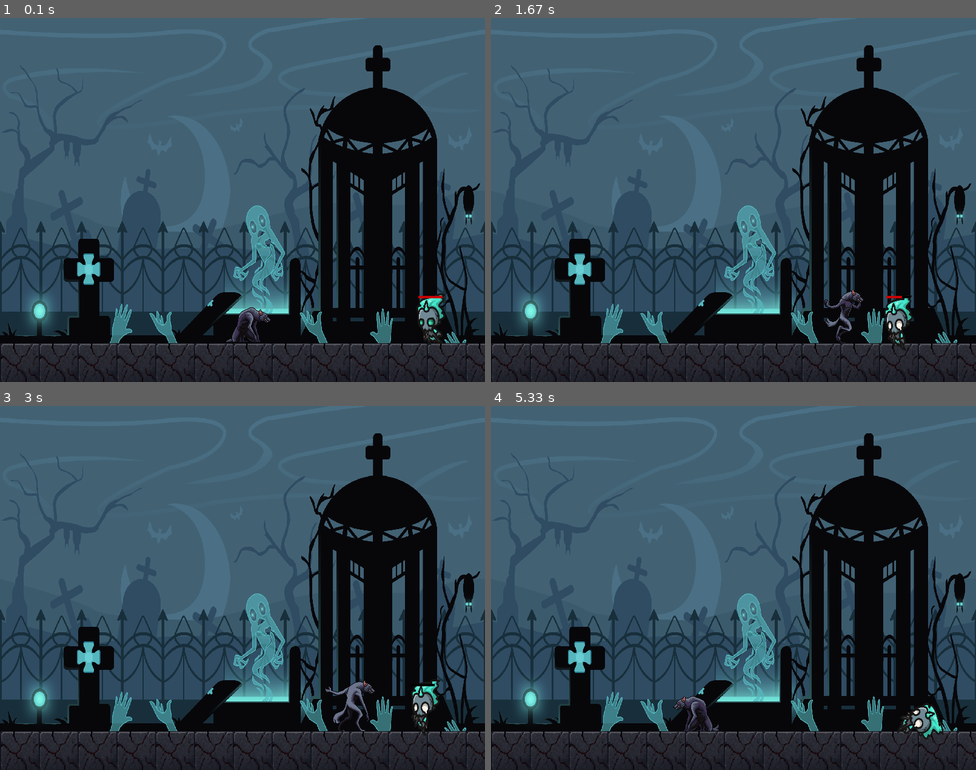
Above: before the commit, frames 1-4 (two rows, left to right).
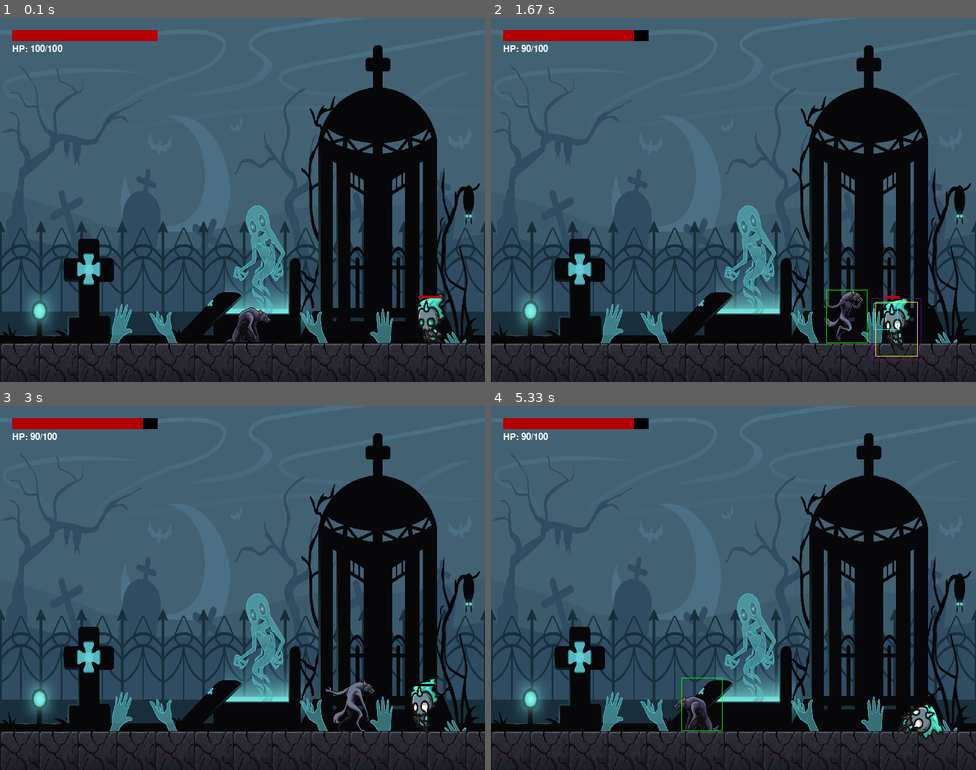
Above: after the commit, the same moments.

Repository: ReidMcLain/PyGame
Game: pygame game, started from 7.sprites/Werewolf/werewolf2.py
Two runs of this game, one before a commit and one after it. Both use one fixed random seed, a clock stepped at 60 frames per second and the inputs below.
Inputs (mouse positions are in pixels of both pictures, inside the frame that each line leads up to):
- Up to frame 1 (0.1 s): no input
- Up to frame 2 (1.67 s): hold F1 0.33-0.8 s; hold Right 0.33-0.8 s; hold Right 0.83-1.3 s; click (888, 189) at 1.38 s
- Up to frame 3 (3 s): click (242, 609) at 1.72 s; hold W 2-2.3 s; click (291, 668) at 2.38 s; hold F1 from 2.67 s (still down); hold D from 2.67 s (still down)
- Up to frame 4 (5.33 s): release F1 at 3.13 s; release D at 3.13 s; hold Right 3.17-3.63 s; hold A 3.67-4.2 s; hold Left 4.23-4.63 s; hold W 4.67-5.03 s; tap F1 at 5.07 s

The runs differ from the first frame. In frame 1, 1.0% of the frame differs, in the area x 2-33%, y 3-10%; in frame 2, 1.6%, in the area x 2-89%, y 3-94%; in frame 3, 1.2%; in frame 4, 1.1%.

Commit message:
wraith can attack now, takes damage to werwolf healtbar

Diff:
--- a/7.sprites/Werewolf/physics.py
+++ b/7.sprites/Werewolf/physics.py
@@ -1,24 +1,12 @@
-# physics.py
 import pygame
-
 
 GRAVITY = 1.2
 MAX_FALL_SPEED = 25
 
 
 def move_with_collisions(obj, solids):
-    """
-    Simple AABB platformer physics.
-
-    Expects obj to have:
-      - vx, vy
-      - on_ground (bool)
-      - get_rect() -> pygame.Rect
-      - x, y (center position)
-    """
     rect = obj.get_rect()
 
-    # --- vertical movement ---
     obj.vy += GRAVITY
     if obj.vy > MAX_FALL_SPEED:
         obj.vy = MAX_FALL_SPEED
@@ -29,15 +17,12 @@
     for s in solids:
         if rect.colliderect(s):
             if obj.vy > 0:
-                # falling, hit floor
                 rect.bottom = s.top
                 obj.on_ground = True
             elif obj.vy < 0:
-                # moving up, hit ceiling
                 rect.top = s.bottom
             obj.vy = 0
 
-    # --- horizontal movement ---
     rect.x += int(round(obj.vx))
 
     for s in solids:
@@ -48,6 +33,5 @@
                 rect.left = s.right
             obj.vx = 0
 
-    # --- write back via rect center (so hitbox can be any size) ---
     obj.x = rect.centerx
     obj.y = rect.centery
--- a/7.sprites/Werewolf/werewolf2.py
+++ b/7.sprites/Werewolf/werewolf2.py
@@ -56,6 +56,9 @@
         self.attack1_frames = self.load_sheet("assets/WerewolfAnimations/Attack_1.png", 6)
         self.attack2_frames = self.load_sheet("assets/WerewolfAnimations/Attack_2.png", 4)
         self.attack3_frames = self.load_sheet("assets/WerewolfAnimations/Attack_3.png", 5)
+
+        self.hurt_frames = self.load_sheet("assets/WerewolfAnimations/Hurt.png", 2)
+        self.dead_frames = self.load_sheet("assets/WerewolfAnimations/Dead.png", 2)
 
         self.state = "idle"
         self.previous_state = self.state
@@ -64,6 +67,8 @@
         self.anim_speed_idle = 120
         self.anim_speed_walk = 80
         self.anim_speed_attack = 70
+        self.anim_speed_hurt = 80
+        self.anim_speed_dead = 120
 
         self.vx = 0
         self.vy = 0
@@ -81,13 +86,21 @@
         self.attack_chain = 0
         self.attack_queued = False
 
+        self.max_health = 100
+        self.health = 100
+        self.invuln_until = 0
+        self.iframes_ms = 600
+
+        self.hurt_lock_frames = 2
+        self.hurt_lock_remaining = 0
+
+        self.dead = False
+
     def load_sheet(self, filename, count):
         sheet = pygame.image.load(filename).convert_alpha()
         frames = []
         for i in range(count):
-            frame = sheet.subsurface(
-                pygame.Rect(i * self.frame_width, 0, self.frame_width, self.frame_height)
-            )
+            frame = sheet.subsurface(pygame.Rect(i * self.frame_width, 0, self.frame_width, self.frame_height))
             frames.append(frame)
         return frames
 
@@ -132,7 +145,40 @@
         y = base.centery - h // 2
         return pygame.Rect(x, y, w, h)
 
+    def take_damage(self, amount, now):
+        if self.dead:
+            return False
+        if now < self.invuln_until:
+            return False
+
+        self.health -= amount
+        if self.health < 0:
+            self.health = 0
+
+        self.invuln_until = now + self.iframes_ms
+        self.hurt_lock_remaining = self.hurt_lock_frames
+
+        if self.health == 0:
+            self.dead = True
+            self.state = "dead"
+            self.previous_state = "dead"
+            self.attack_mode = None
+            self.attack_chain = 0
+            self.attack_queued = False
+            self.frame_index = 0
+            self.anim_timer = 0
+
+        return True
+
     def handle_input(self, keys, mouse_buttons):
+        if self.dead:
+            self.vx = 0
+            return
+
+        if self.hurt_lock_remaining > 0:
+            self.vx = 0
+            return
+
         self.vx = 0
 
         if self.attack_mode is None:
@@ -143,11 +189,7 @@
                 self.vx = self.speed
                 self.facing_left = False
 
-        if (
-            (keys[pygame.K_SPACE] or keys[pygame.K_w] or keys[pygame.K_UP])
-            and self.on_ground
-            and self.attack_mode is None
-        ):
+        if (keys[pygame.K_SPACE] or keys[pygame.K_w] or keys[pygame.K_UP]) and self.on_ground and self.attack_mode is None:
             self.vy = self.jump_impulse
             self.on_wraith = False
 
@@ -165,6 +207,16 @@
                     self.attack_queued = True
 
     def update(self, dt, solids):
+        if self.dead:
+            self.vx = 0
+            self.vy = 0
+            self.anim_timer += dt
+            if self.anim_timer >= self.anim_speed_dead:
+                self.anim_timer = 0
+                if self.frame_index < len(self.dead_frames) - 1:
+                    self.frame_index += 1
+            return
+
         if not self.on_wraith:
             move_with_collisions(self, solids)
         else:
@@ -172,42 +224,53 @@
             self.vy = 0
             self.on_ground = True
 
-        if self.attack_mode is None:
-            if self.on_ground and abs(self.vx) > 0.1:
-                self.state = "walk"
-            elif self.on_ground:
-                self.state = "idle"
+        if self.hurt_lock_remaining > 0:
+            self.hurt_lock_remaining -= 1
+
+        if self.hurt_lock_remaining > 0:
+            self.state = "hurt"
+            frames = self.hurt_frames
+            speed = self.anim_speed_hurt
+        else:
+            if self.attack_mode is not None:
+                if self.attack_mode == "attack1":
+                    frames = self.attack1_frames
+                elif self.attack_mode == "attack2":
+                    frames = self.attack2_frames
+                else:
+                    frames = self.attack3_frames
+                speed = self.anim_speed_attack
             else:
-                if self.state not in ("walk", "idle"):
+                if self.on_ground and abs(self.vx) > 0.1:
+                    self.state = "walk"
+                elif self.on_ground:
                     self.state = "idle"
-
+                else:
+                    if self.state not in ("walk", "idle"):
+                        self.state = "idle"
+
+                if self.state == "walk":
+                    frames = self.walk_frames
+                    speed = self.anim_speed_walk
+                else:
+                    frames = self.idle_frames
+                    speed = self.anim_speed_idle
+
+        if self.attack_mode is None and self.state in ("idle", "walk"):
             if self.state != self.previous_state:
                 self.frame_index = 0
                 self.anim_timer = 0
                 self.previous_state = self.state
 
-        if self.attack_mode is not None:
-            if self.attack_mode == "attack1":
-                frames = self.attack1_frames
-            elif self.attack_mode == "attack2":
-                frames = self.attack2_frames
-            else:
-                frames = self.attack3_frames
-            speed = self.anim_speed_attack
-        else:
-            if self.state == "walk":
-                frames = self.walk_frames
-                speed = self.anim_speed_walk
-            else:
-                frames = self.idle_frames
-                speed = self.anim_speed_idle
-
         self.anim_timer += dt
         if self.anim_timer >= speed:
             self.anim_timer = 0
             self.frame_index += 1
 
-            if self.attack_mode is not None:
+            if self.hurt_lock_remaining > 0:
+                if self.frame_index >= len(frames):
+                    self.frame_index = 0
+            elif self.attack_mode is not None:
                 if self.frame_index >= len(frames):
                     if self.attack_mode.startswith("attack") and self.attack_queued:
                         self.attack_chain = (self.attack_chain + 1) % 3
@@ -222,7 +285,11 @@
                 self.frame_index %= len(frames)
 
     def draw(self, surface, camera_x=0):
-        if self.attack_mode is not None:
+        if self.dead:
+            frames = self.dead_frames
+        elif self.hurt_lock_remaining > 0:
+            frames = self.hurt_frames
+        elif self.attack_mode is not None:
             if self.attack_mode == "attack1":
                 frames = self.attack1_frames
             elif self.attack_mode == "attack2":
@@ -302,6 +369,29 @@
     return True
 
 
+def draw_player_hud(surface, player):
+    bar_x = 20
+    bar_y = 20
+    bar_w = 240
+    bar_h = 18
+
+    frac = player.health / player.max_health if player.max_health > 0 else 0
+    if frac < 0:
+        frac = 0
+    if frac > 1:
+        frac = 1
+
+    bg = pygame.Rect(bar_x, bar_y, bar_w, bar_h)
+    fg = pygame.Rect(bar_x, bar_y, int(bar_w * frac), bar_h)
+
+    pygame.draw.rect(surface, (0, 0, 0), bg)
+    pygame.draw.rect(surface, (180, 0, 0), fg)
+
+    font = pygame.font.SysFont(None, 22)
+    text = font.render(f"HP: {player.health}/{player.max_health}", True, (255, 255, 255))
+    surface.blit(text, (bar_x, bar_y + bar_h + 6))
+
+
 def main():
     clock = pygame.time.Clock()
 
@@ -326,6 +416,10 @@
         for event in pygame.event.get():
             if event.type == pygame.QUIT:
                 running = False
+            elif event.type == pygame.KEYDOWN:
+                if event.key == pygame.K_F1:
+                    global DEBUG_BOXES
+                    DEBUG_BOXES = not DEBUG_BOXES
 
         keys = pygame.key.get_pressed()
         mouse_buttons = pygame.mouse.get_pressed()
@@ -369,6 +463,8 @@
         wraith.draw(screen, camera_x, DEBUG_BOXES)
         player.draw(screen, camera_x)
 
+        draw_player_hud(screen, player)
+
         pygame.display.flip()
 
     pygame.quit()
--- a/7.sprites/Werewolf/wraith.py
+++ b/7.sprites/Werewolf/wraith.py
@@ -1,10 +1,11 @@
 import pygame
 import math
+import os
 
 WRAITH_SOLID_OX = 30
 WRAITH_SOLID_OY = 30
-WRAITH_SOLID_W  = 70
-WRAITH_SOLID_H  = 90
+WRAITH_SOLID_W = 70
+WRAITH_SOLID_H = 90
 
 
 class Wraith:
@@ -16,110 +17,196 @@
         self.hover_amplitude = hover_amplitude
         self.hover_speed = hover_speed
 
-        # Animations
-        self.idle_frames = self._load_seq(idle_folder, "Wraith_01_Idle_{i:03}.png", 12, (128, 129))
-        self.walk_frames = self._load_seq(
-            walk_folder, "Wraith_01_Moving Forward_{i:03}.png", 12, (128, 129)
-        )
-        self.hurt_frames = self._load_seq(
-            "Wraith1Hurt", "Wraith_01_Hurt_{i:03}.png", 12, (128, 129)
-        )
-        self.dying_frames = self._load_seq(
-            "Wraith1Dying", "Wraith_01_Dying_{i:03}.png", 15, (128, 129)
+        self.idle_frames = self._load_seq_flexible(
+            idle_folder,
+            patterns=["Wraith_01_Idle_{i:03}.png", "Wraith_01_Idle_{i:04}.png"],
+            count=12,
+            size=(128, 129),
+        )
+        self.walk_frames = self._load_seq_flexible(
+            walk_folder,
+            patterns=[
+                "Wraith_01_Moving Forward_{i:03}.png",
+                "Wraith_01_Moving_Forward_{i:03}.png",
+                "Wraith_01_Walk_{i:03}.png",
+                "Wraith_01_Walking_{i:03}.png",
+            ],
+            count=12,
+            size=(128, 129),
+        )
+        self.attack_frames = self._load_seq_flexible(
+            "Wraith1Attack",
+            patterns=["Wraith_01_Attack_{i:03}.png", "Wraith_01_Attack_{i:04}.png"],
+            count=12,
+            size=(128, 129),
+        )
+        self.hurt_frames = self._load_seq_flexible(
+            "Wraith1Hurt",
+            patterns=["Wraith_01_Hurt_{i:03}.png", "Wraith_01_Hurt_{i:04}.png"],
+            count=12,
+            size=(128, 129),
+        )
+        self.dying_frames = self._load_seq_flexible(
+            "Wraith1Dying",
+            patterns=["Wraith_01_Dying_{i:03}.png", "Wraith_01_Dying_{i:04}.png"],
+            count=15,
+            size=(128, 129),
         )
 
         self.frames = self.idle_frames
         self.frame_index = 0
         self.anim_timer = 0
 
-        # State
-        self.state = "idle"   # "idle", "walk", "hurt", "dying", "dead"
+        self.state = "idle"
         self.facing_left = False
         self.speed = 1.0
 
-        # Hovering
         self.hover_time = 0
         self.hover_offset = 0
 
-        # Movement bookkeeping
         self.last_step = 0
         self.has_rider = False
 
-        # Hurt / knockback / invulnerability
         self.invuln_until = 0
         self.knockback_vx = 0
 
-        # Health
         self.max_health = 3
         self.health = 3
         self.alive = True
 
-    def _load_seq(self, folder, pattern, count, size):
+        self.attack_frame_start = 5
+        self.attack_frame_end = 7
+        self.attack_damage = 10
+        self.attack_cooldown_ms = 900
+        self.attack_range_pad = 6
+        self.next_attack_allowed_at = 0
+        self.attack_has_hit = False
+
+    def _folder_path(self, folder):
+        return os.path.join("assets", folder)
+
+    def _try_load_indexed(self, folder, pattern, count, size):
         frames = []
-        for i in range(count):
-            img = pygame.image.load(
-                f"assets/{folder}/{pattern.format(i=i)}"
-            ).convert_alpha()
+        base = self._folder_path(folder)
+
+        for start in (0, 1):
+            frames.clear()
+            ok = True
+            for k in range(count):
+                i = start + k
+                fn = os.path.join(base, pattern.format(i=i))
+                if not os.path.exists(fn):
+                    ok = False
+                    break
+                img = pygame.image.load(fn).convert_alpha()
+                img = pygame.transform.scale(img, size)
+                frames.append(img)
+            if ok and len(frames) == count:
+                return frames
+
+        return None
+
+    def _load_seq_flexible(self, folder, patterns, count, size):
+        base = self._folder_path(folder)
+
+        for pat in patterns:
+            frames = self._try_load_indexed(folder, pat, count, size)
+            if frames:
+                return frames
+
+        if not os.path.isdir(base):
+            raise FileNotFoundError(f"Missing folder: {base}")
+
+        pngs = [f for f in os.listdir(base) if f.lower().endswith(".png")]
+        pngs.sort()
+        if len(pngs) < count:
+            raise FileNotFoundError(f"Not enough png files in {base}. Need {count}, found {len(pngs)}.")
+
+        frames = []
+        for name in pngs[:count]:
+            fn = os.path.join(base, name)
+            img = pygame.image.load(fn).convert_alpha()
             img = pygame.transform.scale(img, size)
             frames.append(img)
         return frames
 
     def get_solidbox(self):
-        # Once dead, no longer collidable
         if not self.alive:
             return pygame.Rect(0, 0, 0, 0)
 
-        ox = WRAITH_SOLID_OX
-        oy = WRAITH_SOLID_OY
-        w = WRAITH_SOLID_W
-        h = WRAITH_SOLID_H
-        return pygame.Rect(self.x + ox, self.y + oy, w, h)
+        return pygame.Rect(self.x + WRAITH_SOLID_OX, self.y + WRAITH_SOLID_OY, WRAITH_SOLID_W, WRAITH_SOLID_H)
 
     def get_hurtbox(self):
         return self.get_solidbox()
 
+    def get_attack_box(self):
+        box = self.get_solidbox()
+        if box.width == 0:
+            return box
+        pad = self.attack_range_pad
+        return pygame.Rect(box.x - pad, box.y - pad, box.width + pad * 2, box.height + pad * 2)
+
     def _maybe_take_hit(self, now, player):
         if not self.alive or self.state == "dying":
             return
-
         if now < self.invuln_until:
             return
 
         hitbox = player.get_attack_hitbox()
         if not hitbox:
             return
-
         if not hitbox.colliderect(self.get_hurtbox()):
             return
 
-        # We got hit
         self.health -= 1
         if self.health < 0:
             self.health = 0
 
         if self.health == 0:
-            # Start dying animation
             self.state = "dying"
             self.frames = self.dying_frames
             self.frame_index = 0
             self.anim_timer = 0
             self.knockback_vx = 0
-            # Optional: long invuln to avoid re-processing in same frame
             self.invuln_until = now + 9999
         else:
-            # Normal hurt reaction
             self.state = "hurt"
             self.frames = self.hurt_frames
             self.frame_index = 0
             self.anim_timer = 0
-            self.invuln_until = now + 300  # ms of i-frames
+            self.invuln_until = now + 300
             self.knockback_vx = -4 if player.facing_left else 4
+
+    def _maybe_start_attack(self, now, player):
+        if not self.alive or self.has_rider:
+            return
+        if self.state in ("hurt", "dying", "dead", "attack"):
+            return
+        if now < self.next_attack_allowed_at:
+            return
+
+        if self.get_attack_box().colliderect(player.get_rect()):
+            self.state = "attack"
+            self.frames = self.attack_frames
+            self.frame_index = 0
+            self.anim_timer = 0
+            self.attack_has_hit = False
+            self.last_step = 0
+
+    def _attack_damage_window(self, player, now):
+        if self.attack_has_hit:
+            return
+        if not (self.attack_frame_start <= self.frame_index <= self.attack_frame_end):
+            return
+
+        if self.get_attack_box().colliderect(player.get_rect()):
+            if player.take_damage(self.attack_damage, now):
+                self.attack_has_hit = True
 
     def chase(self, player_x):
         self.last_step = 0
 
-        # Don't chase if riding, hurt, dying, or dead
-        if self.has_rider or self.state in ("hurt", "dying", "dead") or not self.alive:
+        if self.has_rider or self.state in ("hurt", "dying", "dead", "attack") or not self.alive:
             return
 
         dx = player_x - self.x
@@ -135,15 +222,12 @@
             self.frames = self.idle_frames
 
     def update(self, dt, now, player):
-        # Check if the player is hitting us
         self._maybe_take_hit(now, player)
 
-        # Dead: no movement or animation updates
         if self.state == "dead":
             self.hover_offset = 0
             return
 
-        # Hurt behavior
         if self.state == "hurt":
             if self.knockback_vx != 0:
                 self.x += self.knockback_vx
@@ -160,34 +244,47 @@
                     self.frames = self.idle_frames
                     self.frame_index = 0
 
-            # Keep hovering visually
             self.hover_time += dt
             self.hover_offset = math.sin(self.hover_time * self.hover_speed) * self.hover_amplitude
             return
 
-        # Dying behavior
         if self.state == "dying":
             self.anim_timer += dt
             if self.anim_timer >= 70:
                 self.anim_timer = 0
                 self.frame_index += 1
                 if self.frame_index >= len(self.dying_frames):
-                    # Stay on last frame, mark as dead
                     self.frame_index = len(self.dying_frames) - 1
                     self.state = "dead"
                     self.alive = False
-
-            # Option: freeze hover while dying
             self.hover_offset = 0
             return
 
-        # Normal idle/walk animation
+        self._maybe_start_attack(now, player)
+
+        if self.state == "attack":
+            self.anim_timer += dt
+            if self.anim_timer >= 70:
+                self.anim_timer = 0
+                self.frame_index += 1
+                if self.frame_index >= len(self.attack_frames):
+                    self.state = "idle"
+                    self.frames = self.idle_frames
+                    self.frame_index = 0
+                    self.next_attack_allowed_at = now + self.attack_cooldown_ms
+                    self.attack_has_hit = False
+                    return
+
+            self._attack_damage_window(player, now)
+            self.hover_time += dt
+            self.hover_offset = math.sin(self.hover_time * self.hover_speed) * self.hover_amplitude
+            return
+
         self.anim_timer += dt
         if self.anim_timer >= self.anim_speed:
             self.anim_timer = 0
             self.frame_index = (self.frame_index + 1) % len(self.frames)
 
-        # Hovering
         if self.has_rider:
             self.hover_offset = 0
         else:
@@ -199,12 +296,8 @@
         if self.facing_left:
             frame = pygame.transform.flip(frame, True, False)
 
-        surface.blit(
-            frame,
-            (self.x - camera_x, self.y + self.hover_offset),
-        )
-
-        # Tiny health bar above the wraith
+        surface.blit(frame, (self.x - camera_x, self.y + self.hover_offset))
+
         if self.alive or self.state == "dying":
             box = self.get_solidbox()
             if box.width > 0 and box.height > 0:
@@ -226,3 +319,8 @@
         if debug_boxes:
             pygame.draw.rect(surface, (255, 0, 0), self.get_solidbox(), 1)
             pygame.draw.rect(surface, (255, 255, 0), self.get_hurtbox(), 1)
+
+            if self.state == "attack":
+                pygame.draw.rect(surface, (255, 0, 255), self.get_attack_box(), 1)
+            else:
+                pygame.draw.rect(surface, (120, 0, 120), self.get_attack_box(), 1)
Binary file added: 7.sprites/Werewolf/assets/Wraith1Attack/Wraith_01_Attack_000.png
Binary file added: 7.sprites/Werewolf/assets/Wraith1Attack/Wraith_01_Attack_001.png
Binary file added: 7.sprites/Werewolf/assets/Wraith1Attack/Wraith_01_Attack_002.png
Binary file added: 7.sprites/Werewolf/assets/Wraith1Attack/Wraith_01_Attack_003.png
Binary file added: 7.sprites/Werewolf/assets/Wraith1Attack/Wraith_01_Attack_004.png
Binary file added: 7.sprites/Werewolf/assets/Wraith1Attack/Wraith_01_Attack_005.png
Binary file added: 7.sprites/Werewolf/assets/Wraith1Attack/Wraith_01_Attack_006.png
Binary file added: 7.sprites/Werewolf/assets/Wraith1Attack/Wraith_01_Attack_007.png
Binary file added: 7.sprites/Werewolf/assets/Wraith1Attack/Wraith_01_Attack_008.png
Binary file added: 7.sprites/Werewolf/assets/Wraith1Attack/Wraith_01_Attack_009.png
Binary file added: 7.sprites/Werewolf/assets/Wraith1Attack/Wraith_01_Attack_010.png
Binary file added: 7.sprites/Werewolf/assets/Wraith1Attack/Wraith_01_Attack_011.png
(and 1 more such lines)
